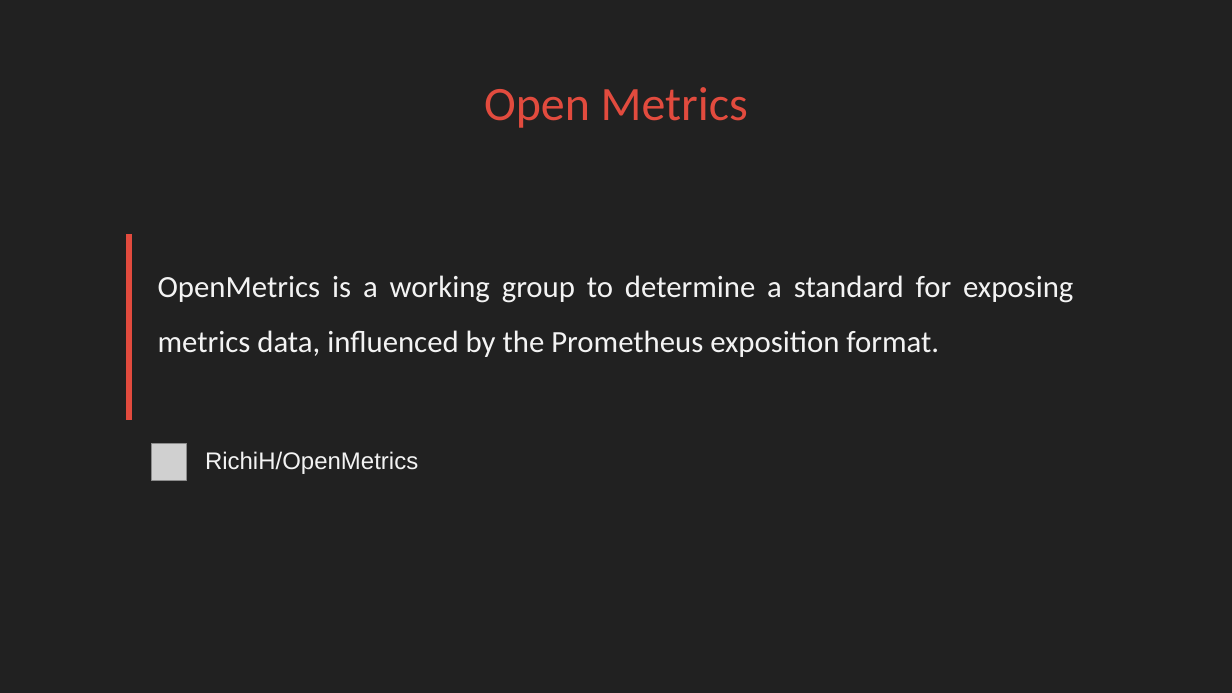
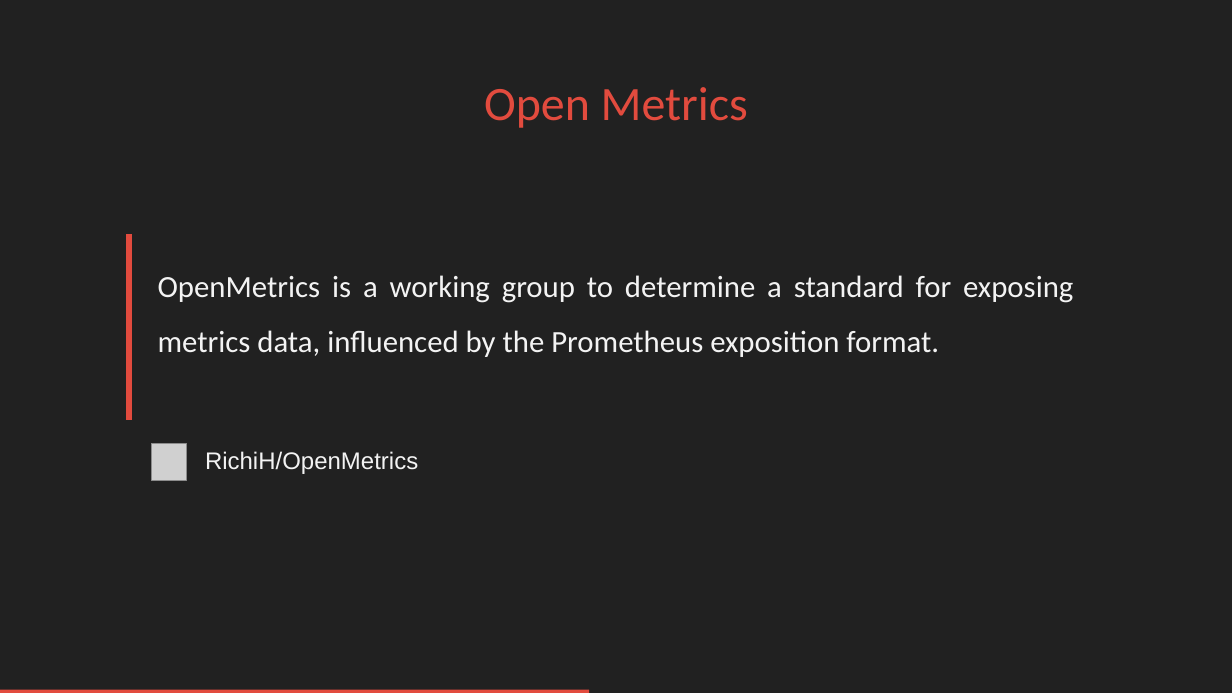
Before and after one commit to FUSAKLA/prometheus-demo, a slide deck: slide 12 of Prometheus-light-shadow-livers.pptx (slide 8 before the commit). Drawn at 1232x693 pixels with LibreOffice and Linux fonts; fonts in the diff are those of the drawing; grey boxes stand for pictures; background and template pictures are left out. Boxes give left, top, right and bottom in pixels: in the first picture for what was removed or moved away, otherwise in the second. Text is boxed around its words. In the diff, an @@ line names an element or a change of style, - is before the commit and + after.

```diff
--- a/Prometheus-light-shadow-livers.pptx
+++ b/Prometheus-light-shadow-livers.pptx
@@ rectangle added at (0,690,589,693), fill #E24B3E @@
```
Also in this commit, not shown: 15 other slides changed, 7 slides added, 2 slides removed, 1 other file.
